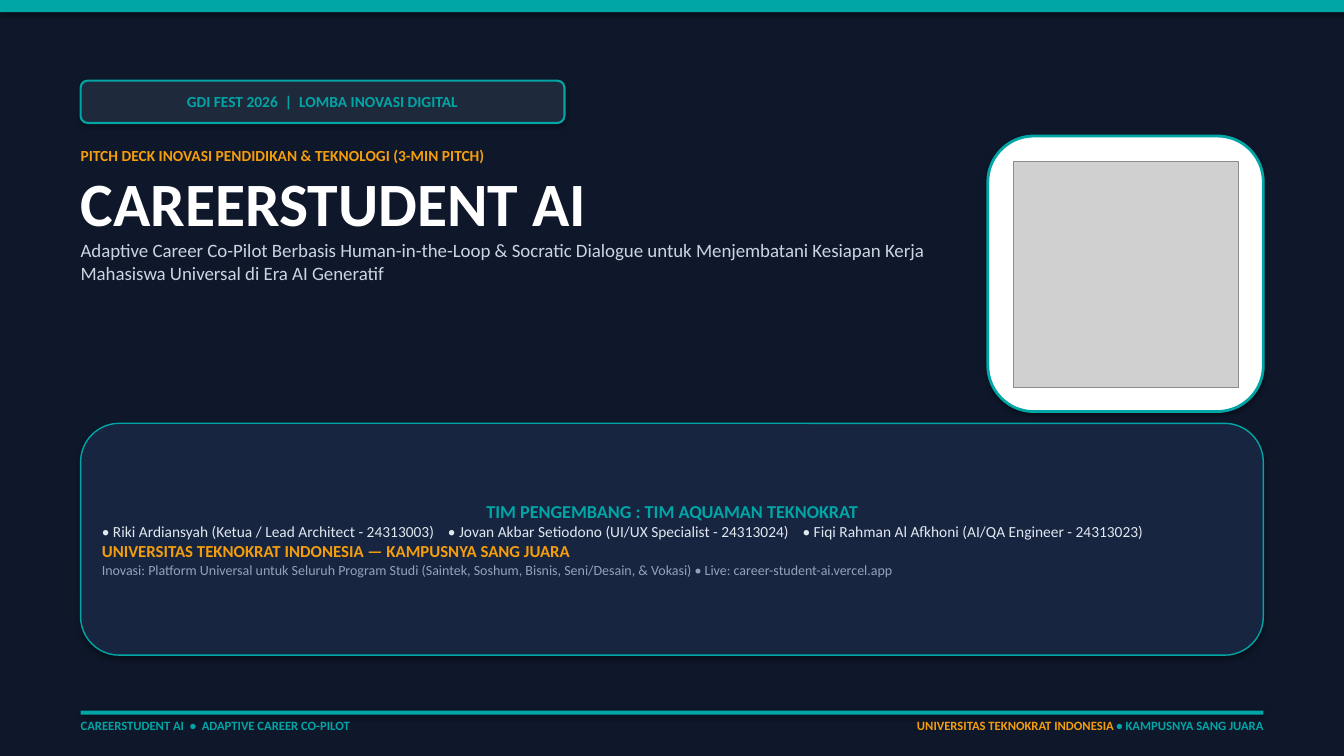
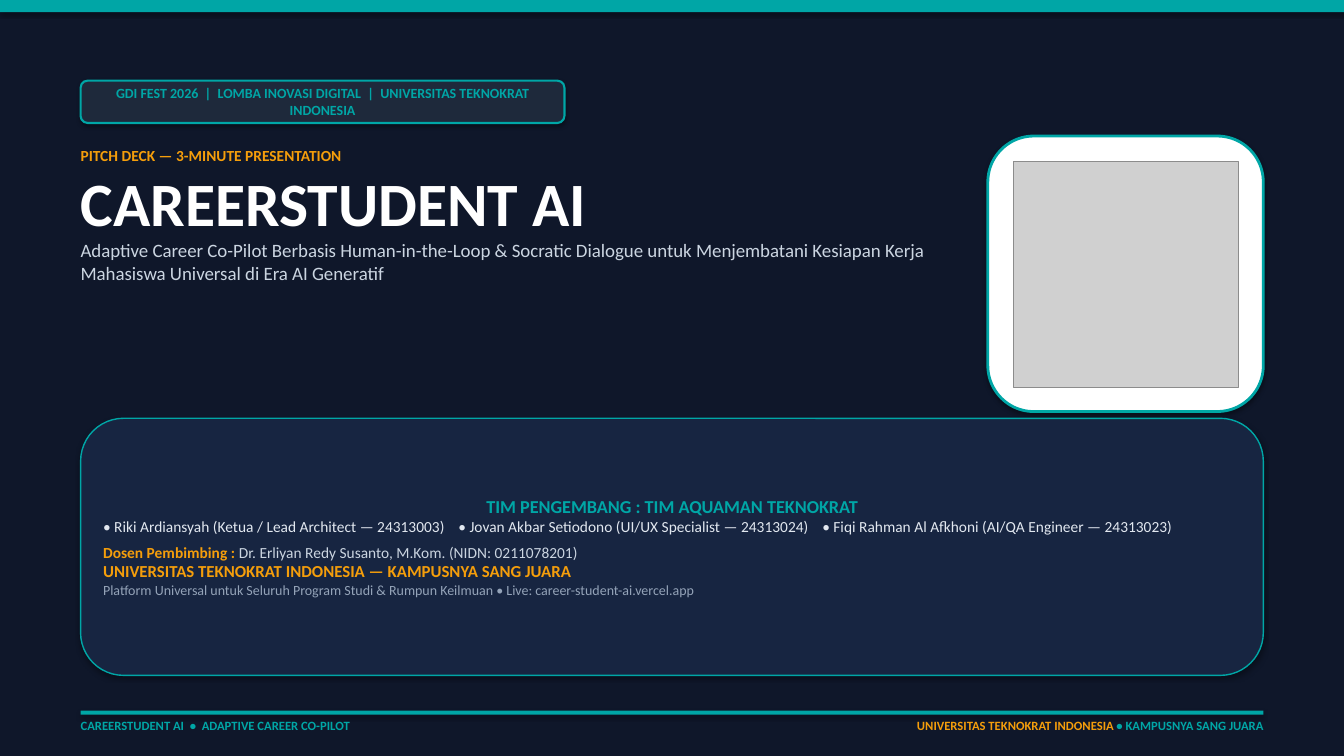
Before and after one commit to rikiardiansyah-web/CareerStudentAI, a slide deck: slide 1 of PitchDeck_CareerStudentAI.pptx. Drawn at 1344x756 pixels with LibreOffice and Linux fonts; fonts in the diff are those of the drawing; grey boxes stand for pictures. Boxes give left, top, right and bottom in pixels: in the first picture for what was removed or moved away, otherwise in the second. Text is boxed around its words. In the diff, an @@ line names an element or a change of style, - is before the commit and + after.

Commit message:
docs: fix pitch deck - correct app screenshots, add dosen pembimbing, add MOD-04 career discovery, universal scope

```diff
--- a/PitchDeck_CareerStudentAI.pptx
+++ b/PitchDeck_CareerStudentAI.pptx
@@ text in rounded rectangle at [116,88,529,115]: text changed; size 11 to 10 pt @@
-GDI FEST 2026 | LOMBA INOVASI DIGITAL
+GDI FEST 2026 | LOMBA INOVASI DIGITAL | UNIVERSITAS TEKNOKRAT INDONESIA
@@ text at [81,151,341,161]: text changed @@
-PITCH DECK INOVASI PENDIDIKAN & TEKNOLOGI (3-MIN PITCH)
+PITCH DECK — 3-MINUTE PRESENTATION
@@ rounded rectangle "TIM PENGEMBANG : TIM AQUAMAN ...": place and size @@
-rounded rectangle "TIM PENGEMBANG : TIM AQUAMAN ..." at [81,423,1263,655]
+rounded rectangle "TIM PENGEMBANG : TIM AQUAMAN ..." at [81,418,1263,676]
@@ text in rounded rectangle at [103,521,1172,561]: text changed @@
-• Riki Ardiansyah (Ketua / Lead Architect - 24313003) • Jovan Akbar Setiodono (UI/UX Specialist - 24313024) • Fiqi Rahman Al Afkhoni (AI/QA Engineer - 24313023)
+• Riki Ardiansyah (Ketua / Lead Architect — 24313003) • Jovan Akbar Setiodono (UI/UX Specialist — 24313024) • Fiqi Rahman Al Afkhoni (AI/QA Engineer — 24313023)
+Dosen Pembimbing : Dr. Erliyan Redy Susanto, M.Kom. (NIDN: 0211078201)
@@ text in rounded rectangle at [103,585,694,598]: text changed @@
-Inovasi: Platform Universal untuk Seluruh Program Studi (Saintek, Soshum, Bisnis, Seni/Desain, & Vokasi) • Live: career-student-ai.vercel.app
+Platform Universal untuk Seluruh Program Studi & Rumpun Keilmuan • Live: career-student-ai.vercel.app
```
Also in this commit, not shown: 6 other slides changed, 1 other file.
